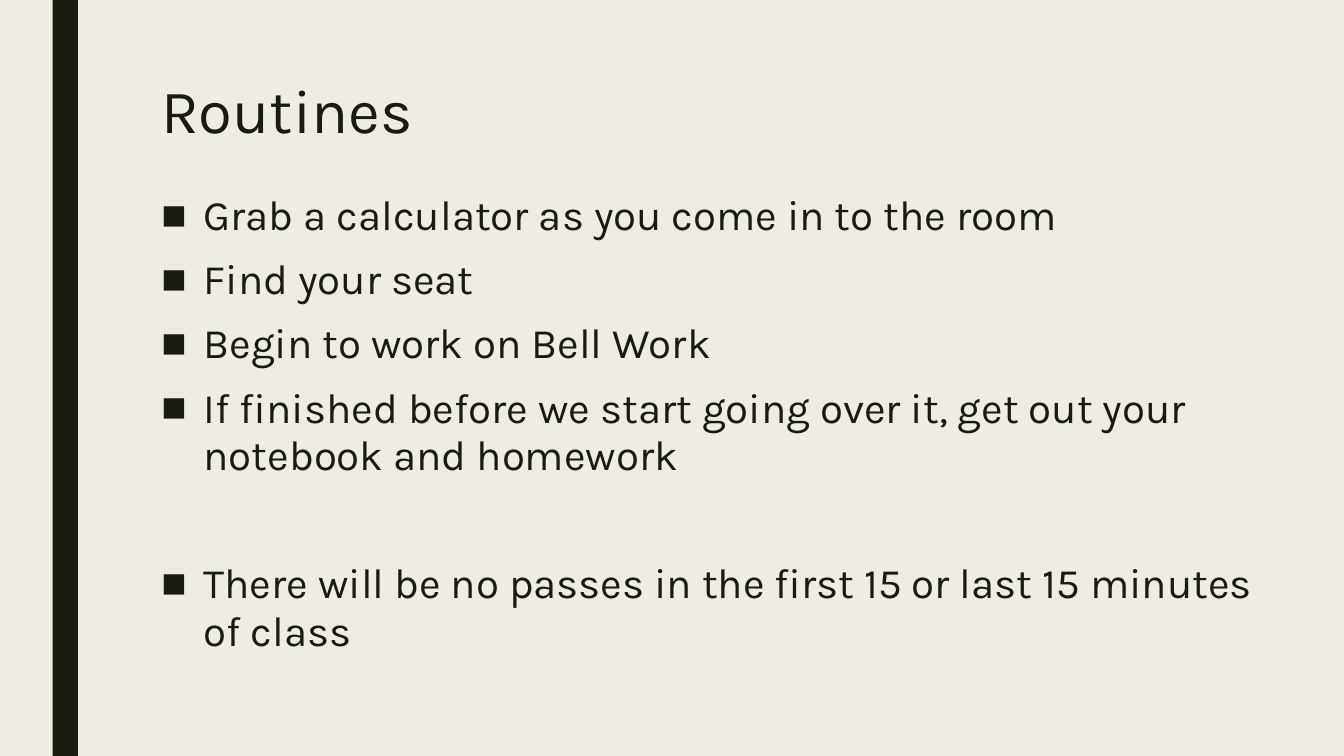
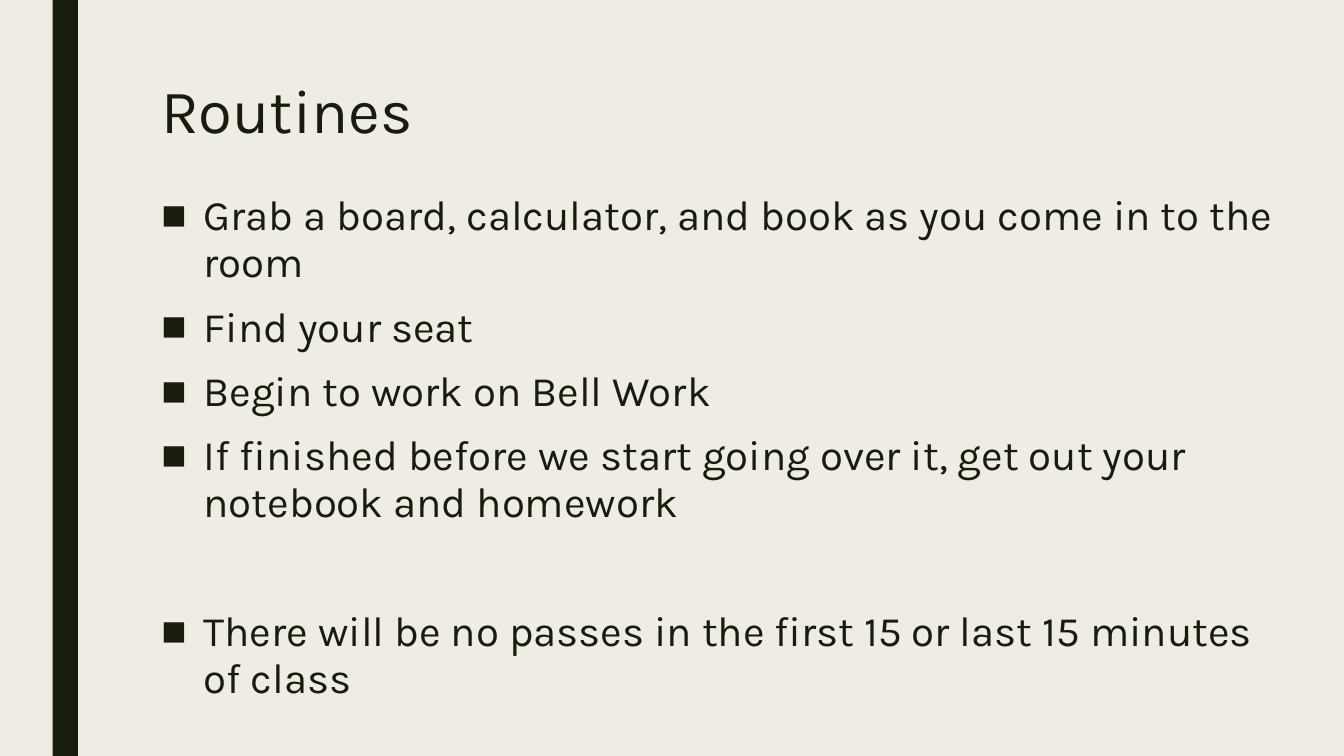
Before and after one commit to codecuddy/algebra_3-4, a slide deck: slide 6 of _PowerPoints/1st Semester/Unit 0 Introduction/Next 4 Days/Algebra3_Day_001.pptx. Drawn at 1344x756 pixels with LibreOffice and Linux fonts; fonts in the diff are those of the drawing. Boxes give left, top, right and bottom in pixels: in the first picture for what was removed or moved away, otherwise in the second. Text is boxed around its words. In the diff, an @@ line names an element or a change of style, - is before the commit and + after.

```diff
--- a/_PowerPoints/1st Semester/Unit 0 Introduction/Next 4 Days/Algebra3_Day_001.pptx
+++ b/_PowerPoints/1st Semester/Unit 0 Introduction/Next 4 Days/Algebra3_Day_001.pptx
@@ text at (x1=204, y1=201, x2=1273, y2=278): text changed @@
-■ Grab a calculator as you come in to the room
+■ Grab a board, calculator, and book as you come in to the room
```
Also in this commit, not shown: 1 other slide changed, 2 other files.
